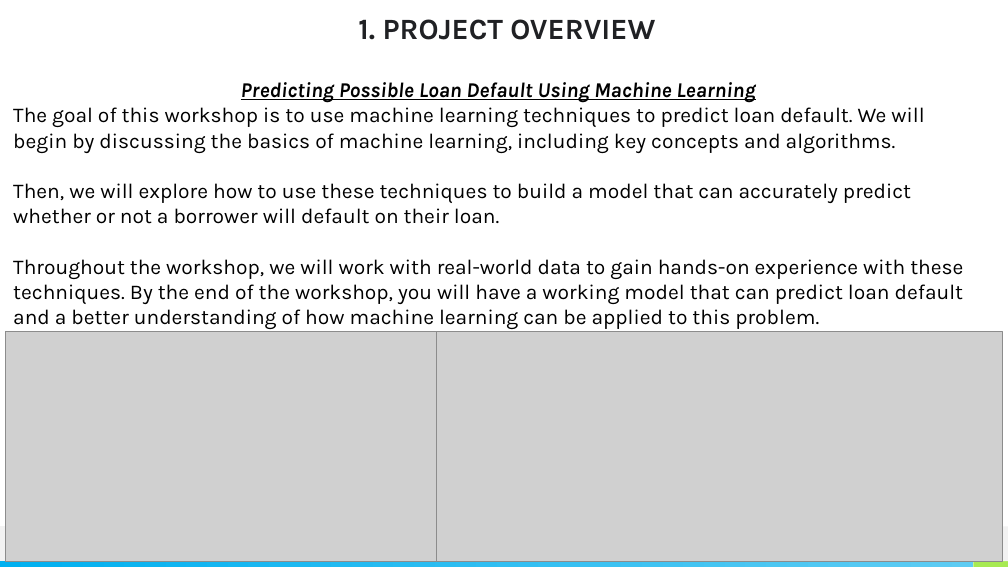
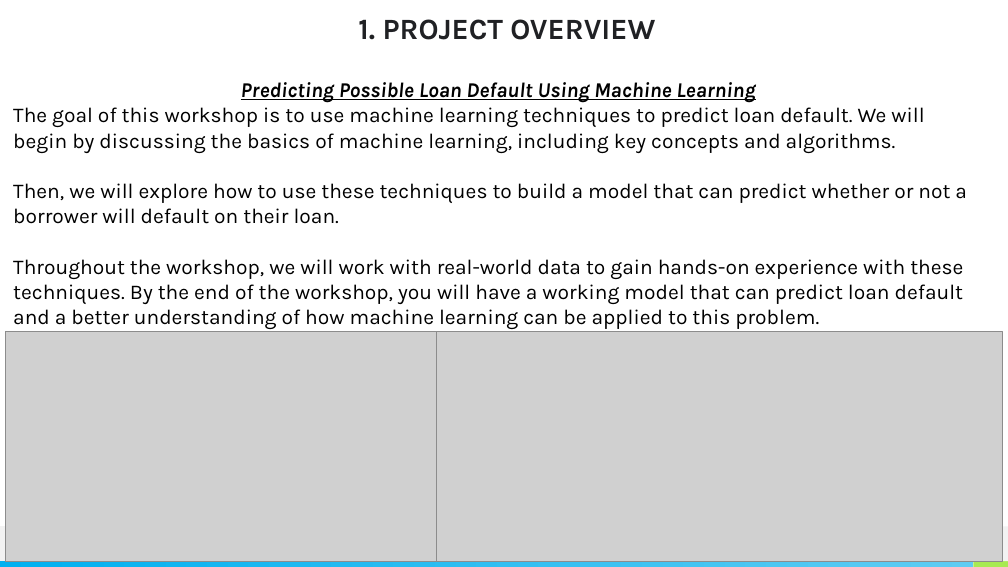
Before and after one commit to meaLuda/WTM-DE-2022-WRKSHP, a slide deck: slide 6 of Workshop iHub 17th.pptx. Drawn at 1008x567 pixels with LibreOffice and Linux fonts; fonts in the diff are those of the drawing; grey boxes stand for pictures. Boxes give left, top, right and bottom in pixels: in the first picture for what was removed or moved away, otherwise in the second. Text is boxed around its words. In the diff, an @@ line names an element or a change of style, - is before the commit and + after.

```diff
--- a/Workshop iHub 17th.pptx
+++ b/Workshop iHub 17th.pptx
@@ text at box(13, 183, 967, 224): text changed @@
-Then, we will explore how to use these techniques to build a model that can accurately predict whether or not a borrower will default on their loan.
+Then, we will explore how to use these techniques to build a model that can predict whether or not a borrower will default on their loan.
```
Also in this commit, not shown: 2 other slides changed, 2 other files.
